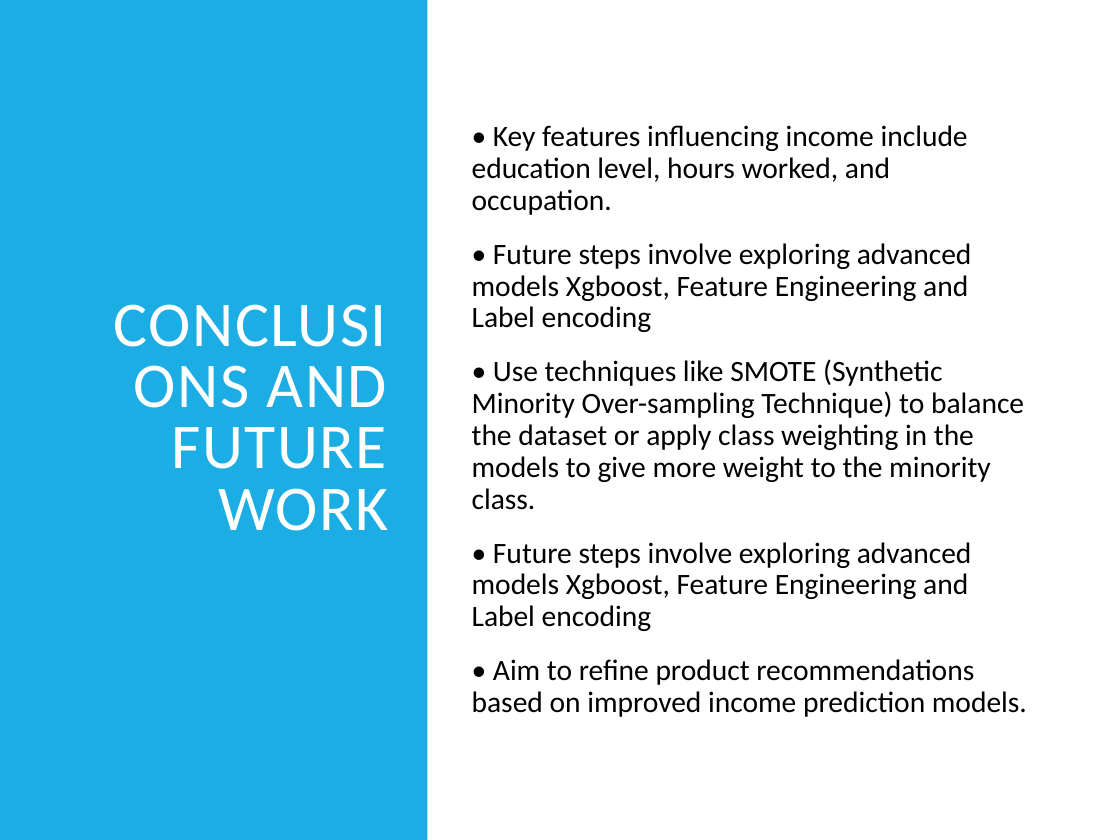
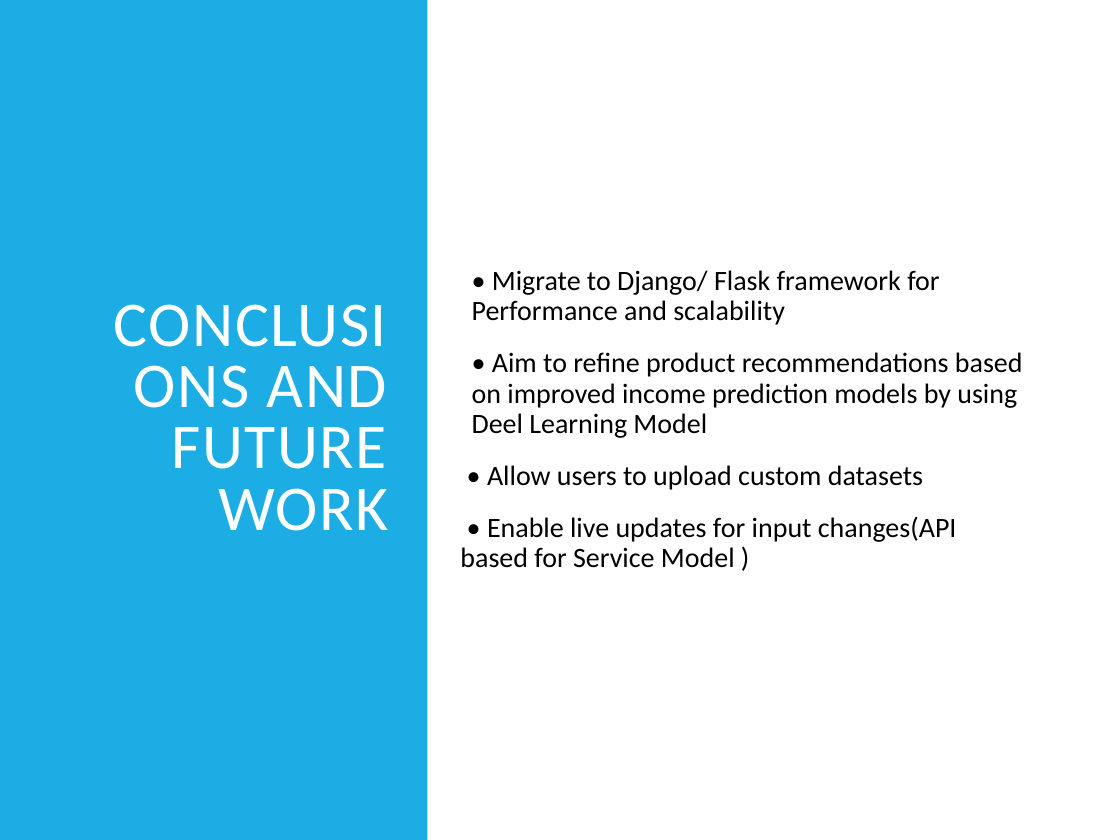
Before and after one commit to bhargavddb/Brainstation_Final_Project, a slide deck: slide 8 of docs_and_Presentation/Financial_Product_Recommendation_Presentation_Detailed2.pptx (slide 7 before the commit). Drawn at 1120x840 pixels with LibreOffice and Linux fonts; fonts in the diff are those of the drawing. Boxes give left, top, right and bottom in pixels: in the first picture for what was removed or moved away, otherwise in the second. Text is boxed around its words. In the diff, an @@ line names an element or a change of style, - is before the commit and + after.

```diff
--- a/docs_and_Presentation/Financial_Product_Recommendation_Presentation_Detailed2.pptx
+++ b/docs_and_Presentation/Financial_Product_Recommendation_Presentation_Detailed2.pptx
@@ text at bbox=[460, 270, 1023, 568]: text changed; size 19 to 18 pt @@
-  • Key features influencing income include education level, hours worked, and occupation.
-  • Future steps involve exploring advanced models Xgboost, Feature Engineering and Label encoding
-  • Use techniques like SMOTE (Synthetic Minority Over-sampling Technique) to balance the dataset or apply class weighting in the models to give more weight to the minority class.
-  • Future steps involve exploring advanced models Xgboost, Feature Engineering and Label encoding
-  • Aim to refine product recommendations based on improved income prediction models.
+  • Migrate to Django/ Flask framework for Performance and scalability
+  • Aim to refine product recommendations based on improved income prediction models by using Deel Learning Model
+• Allow users to upload custom datasets
+• Enable live updates for input changes(API based for Service Model )
```
Also in this commit, not shown: 4 other slides changed, 1 slide added, 3 other files.
